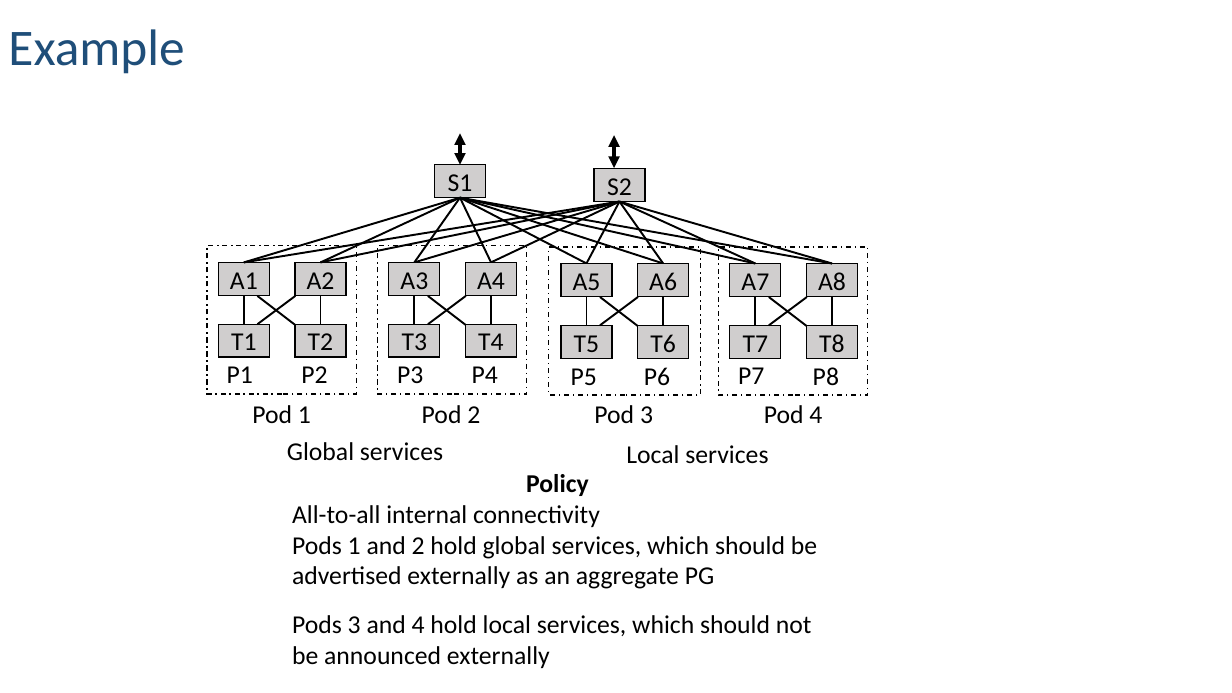
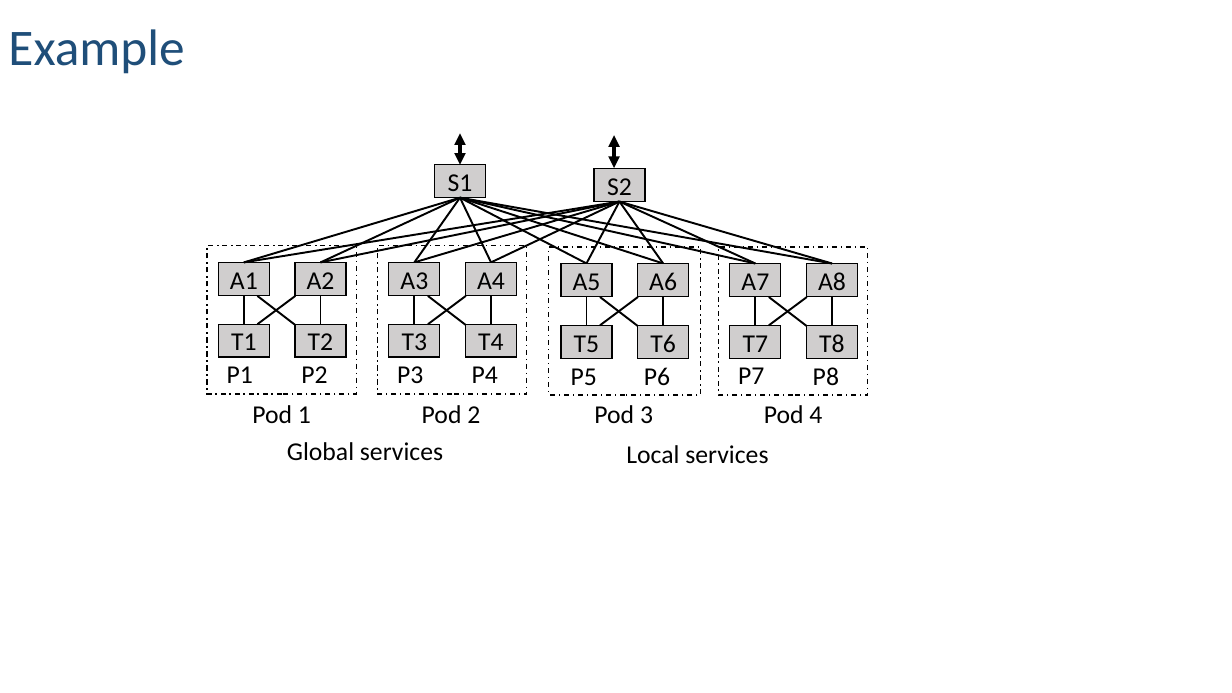
Before and after one commit to rabeckett/propane, a slide deck: slide 1 of paper/abstraction/figures/examples.pptx. Drawn at 1232x693 pixels with LibreOffice and Linux fonts; fonts in the diff are those of the drawing. Boxes give left, top, right and bottom in pixels: in the first picture for what was removed or moved away, otherwise in the second. Text is boxed around its words. In the diff, an @@ line names an element or a change of style, - is before the commit and + after.

```diff
--- a/paper/abstraction/figures/examples.pptx
+++ b/paper/abstraction/figures/examples.pptx
@@ text removed at box(292, 474, 817, 668) @@
-Policy
-All-to-all internal connectivity
-Pods 1 and 2 hold global services, which should be advertised externally as an aggregate PG
-Pods 3 and 4 hold local services, which should not be announced externally
```
Also in this commit, not shown: 3 other files.
